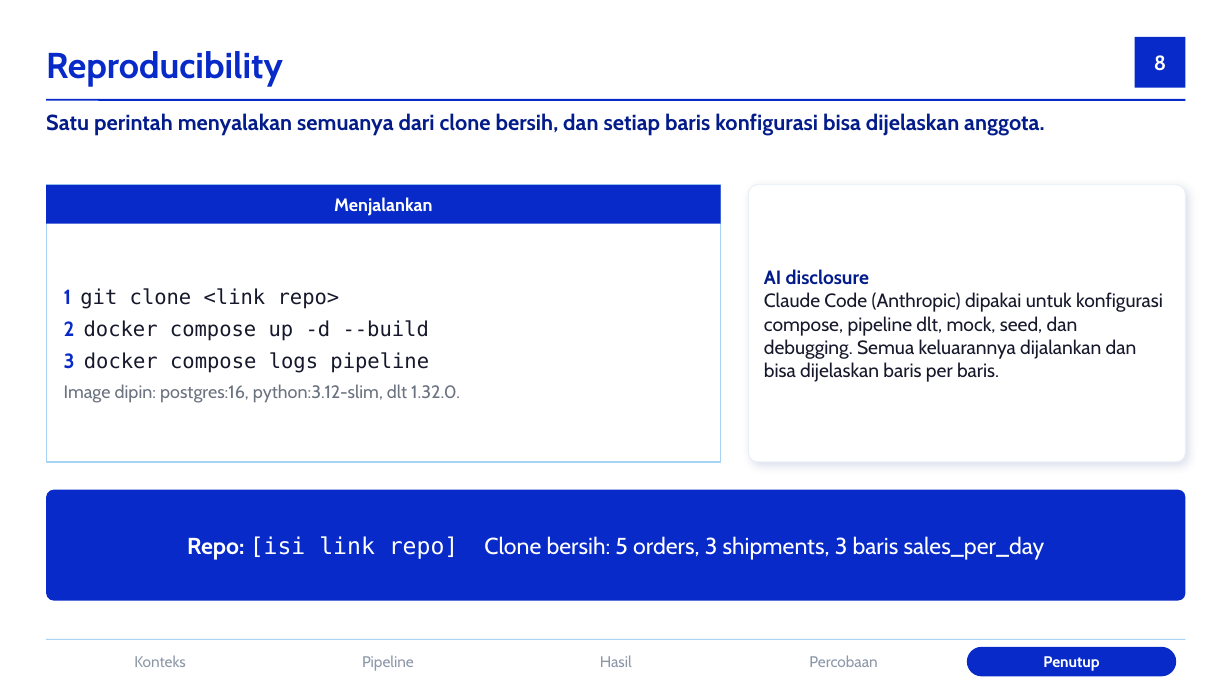
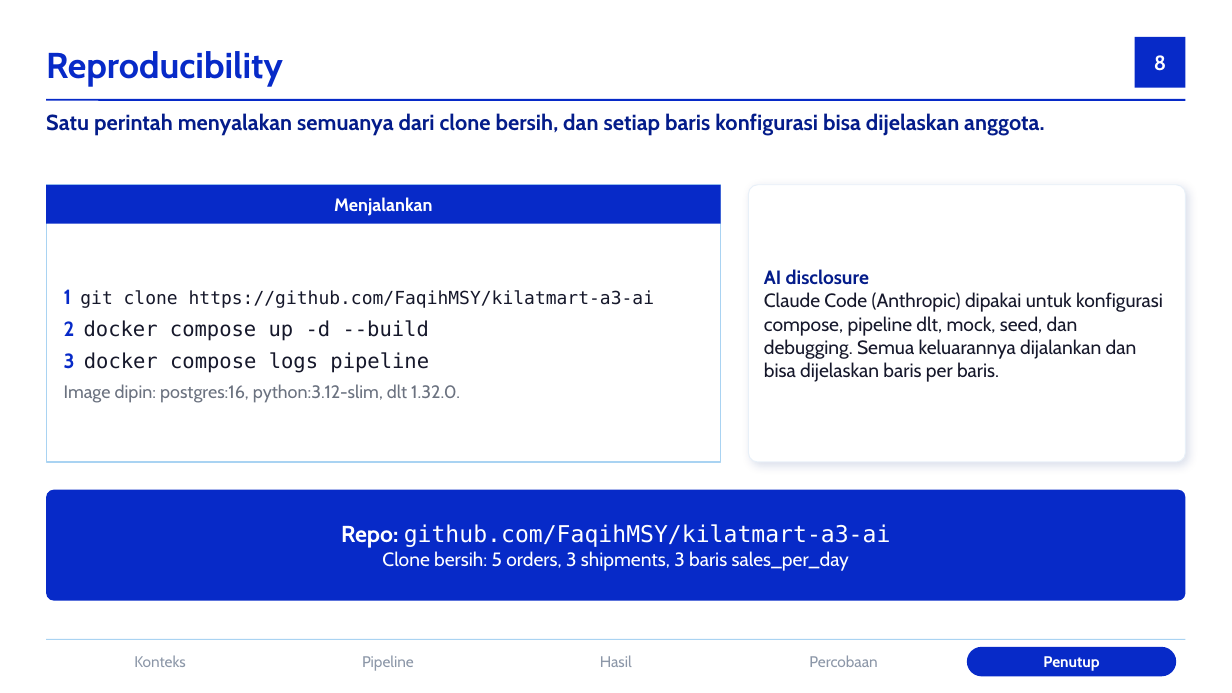
Before and after one commit to FaqihMSY/kilatmart-a3-ai, a slide deck: slide 8 of deck/kilatmart-a3-deck.pptx. Drawn at 1232x693 pixels with LibreOffice and Linux fonts; fonts in the diff are those of the drawing; background and template pictures are left out. Boxes give left, top, right and bottom in pixels: in the first picture for what was removed or moved away, otherwise in the second. Text is boxed around its words. In the diff, an @@ line names an element or a change of style, - is before the commit and + after.

```diff
--- a/deck/kilatmart-a3-deck.pptx
+++ b/deck/kilatmart-a3-deck.pptx
@@ text at (x1=64, y1=289, x2=655, y2=308): text changed; size 16 to 14 pt @@
-1 git clone <link repo>
+1 git clone https://github.com/FaqihMSY/kilatmart-a3-ai
@@ text in rounded rectangle at (x1=341, y1=524, x2=891, y2=571): text changed; size 18 to 15 pt @@
-Repo: [isi link repo] Clone bersih: 5 orders, 3 shipments, 3 baris sales_per_day
+Repo: github.com/FaqihMSY/kilatmart-a3-ai
+Clone bersih: 5 orders, 3 shipments, 3 baris sales_per_day
```
Also in this commit, not shown: 2 other files.
